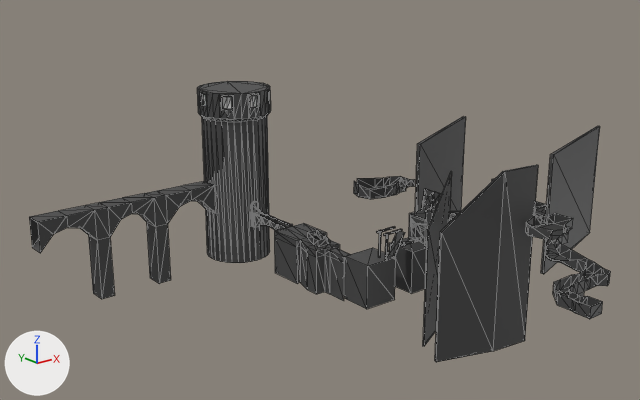
One commit to the glTF model levels/tutorial/tutorial_layout.glb: the scene before it, then after it.
Rendered twice from a 50 mm lens placed at (-361.0, -239.0, 188.0), pointed at (-34.0, 170.0, 25.0). Every picture has the same lights, and +X, +Y and +Z are marked at lower left. The picture after the commit comes second. Mesh edges are drawn as thin lines. Vertices at exactly the same position are counted once.

Objects in the first picture: 'tutorial_layout_mesh-col.001'.
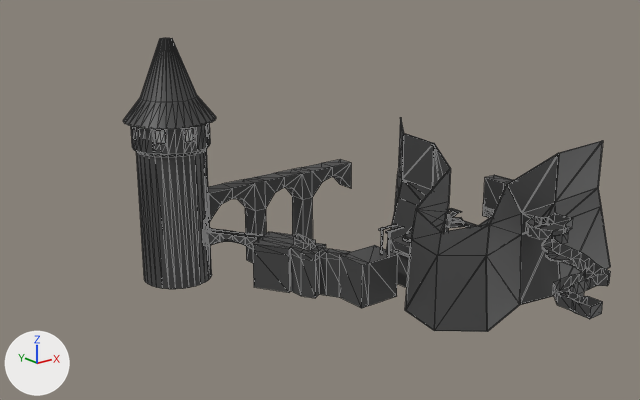
Location of each change, (x1, y1, x2, y2) in pixels of the pictures (640 x 400 px; the box of a moved part takes in the faces that stretch with it):
'tutorial_layout_mesh-col.001', reshaped, moved (16% narrower)
    before: (29, 81, 611, 362)
    after: (123, 38, 611, 319)
'Plane', added
    after: (386, 117, 611, 332)
part 1 of me_tutorial_layout_mesh_001, moved or reshaped
    before: (29, 181, 216, 299)
    after: (208, 159, 351, 263)
part 2 of me_tutorial_layout_mesh_001, added (mostly hidden)
    after: (445, 217, 449, 231)
part 3 of me_tutorial_layout_mesh_001, moved or reshaped (not visible afterwards)
    before: (535, 201, 546, 209)
part 4 of me_tutorial_layout_mesh_001, moved or reshaped (not visible before)
    after: (483, 210, 494, 217)
part 5 of me_tutorial_layout_mesh_001, moved or reshaped (not visible before)
    after: (478, 217, 492, 226)
part 6 of me_tutorial_layout_mesh_001, added
    after: (456, 220, 478, 228)
part 7 of me_tutorial_layout_mesh_001, moved or reshaped
    before: (385, 233, 388, 260)
    after: (387, 230, 390, 257)
part 8 of me_tutorial_layout_mesh_001, moved or reshaped
    before: (383, 229, 402, 236)
    after: (385, 226, 404, 233)
part 9 of me_tutorial_layout_mesh_001, moved or reshaped
    before: (378, 230, 381, 257)
    after: (380, 227, 383, 254)
part 10 of me_tutorial_layout_mesh_001, moved or reshaped
    before: (376, 227, 395, 233)
    after: (379, 224, 397, 231)
part 11 of me_tutorial_layout_mesh_001, moved or reshaped
    before: (450, 211, 461, 220)
    after: (447, 211, 457, 221)
part 12 of me_tutorial_layout_mesh_001, deleted
    before: (197, 81, 611, 362)
part 13 of me_tutorial_layout_mesh_001, added
    after: (123, 38, 611, 319)

The edits, one by one:
Material 'gray.001' (mat_gray_001) is new.
Its base color is (0.0574, 0.0574, 0.0574) (dark grey #444444).
me_tutorial_layout_mesh_001 is used by ob_tutorial_layout_mesh_col_001; location (0.0, 0.0, 0.0).
me_tutorial_layout_mesh_001 had 1009 vertices, 1713 faces and spanned x -176.0..170.0, y -7.0..298.0, z -70.0..80.0.
me_tutorial_layout_mesh_001 now has 1087 vertices, 1865 faces and spans x -92.0..120.0, y -283.0..13.0, z -50.0..116.0.
me_tutorial_layout_mesh_001 part 1: the loose piece of 60 vertices spanning x -176.0..-45.0, y 267.0..280.0, z -46.0..15.0 is turned -180 degrees about the z axis through its middle, then moved by (131.0, -290.0, -3.0).
me_tutorial_layout_mesh_001 part 2: a new loose piece, a box spanning x 58.8..66.0, y -143.5..-122.3, z -13.5..3.8, in mat_gray.
me_tutorial_layout_mesh_001 part 3: the loose piece of 8 vertices spanning x 96.0..97.0, y 96.0..125.0, z 2.0..14.0 is moved by (23.0, -270.0, -3.0).
me_tutorial_layout_mesh_001 part 4: the loose piece of 24 vertices spanning x 73.0..74.0, y 110.0..125.0, z 3.0..9.0 is moved by (23.0, -270.0, -3.0).
me_tutorial_layout_mesh_001 part 5: the loose piece of 8 vertices spanning x 82.0..91.0, y 97.0..111.0, z 8.0 is multiplied about its middle by the matrix ((0.0, -0.748, -0.215), (0.778, 0.0, 0.0), (0.0, -0.215, 0.748)), then moved by (4.0, -259.0, -10.0).
me_tutorial_layout_mesh_001 part 6: a new loose piece, a box spanning x 76.55..84.45, y -157.47..-136.59, z -4.01..-3.55, in mat_gray.
me_tutorial_layout_mesh_001 part 7: the loose piece of 12 vertices spanning x -14.0..-13.0, y 130.0..131.0, z -8.0..9.0 is moved by (28.0, -273.0, -3.0).
me_tutorial_layout_mesh_001 part 8: the loose piece of 12 vertices spanning x -16.0..-2.0, y 130.0..131.0, z 8.0..9.0 is moved by (28.0, -273.0, -3.0).
me_tutorial_layout_mesh_001 part 9: the loose piece of 12 vertices spanning x -14.0..-13.0, y 137.0..138.0, z -8.0..9.0 is moved by (28.0, -273.0, -3.0).
me_tutorial_layout_mesh_001 part 10: the loose piece of 12 vertices spanning x -16.0..-2.0, y 137.0..138.0, z 8.0..9.0 is moved by (28.0, -273.0, -3.0).
me_tutorial_layout_mesh_001 part 11: the loose piece of 8 vertices spanning x 49.0..67.0, y 131.0..152.0, z 2.0..3.0 is multiplied about its middle by the matrix ((-0.337, -0.437, -0.26), (0.485, -0.37, -0.006), (-0.154, -0.21, 0.552)), then moved by (19.0, -274.0, -4.0).
me_tutorial_layout_mesh_001 part 12: 25 loose pieces with 781 vertices, spanning x -53.0..170.0, y -7.0..298.0, z -70.0..80.0, are deleted.
me_tutorial_layout_mesh_001 part 13: 779 vertices added at x -92.0..120.0, y -283.0..13.0, z -45.0..116.0.
Other edits to the shape of me_tutorial_layout_mesh_001 do not show in these pictures.
Mesh me_plane is new.
It has 102 vertices, 208 faces and spans x -92.0..82.0, y -64.0..112.0, z 0.0..91.0.
It uses material mat_gray_001 (dark grey #444444).
Object 'tutorial_layout_mesh-col.001' (ob_tutorial_layout_mesh_col_001) moves from (0.0, 0.0, 0.0) to (-23.3, 276.2, 3.3).
Object 'Plane' (ob_plane) is new; it shows me_plane.
Its location is (70.2, 125.2, -38.5).
